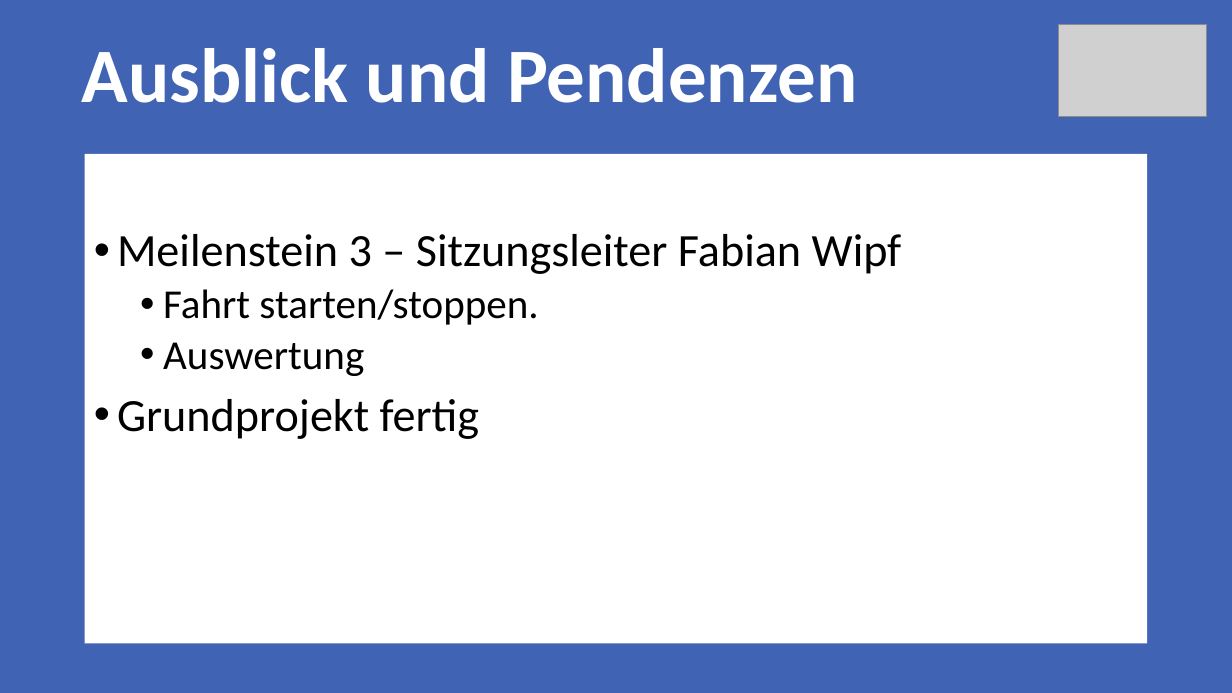
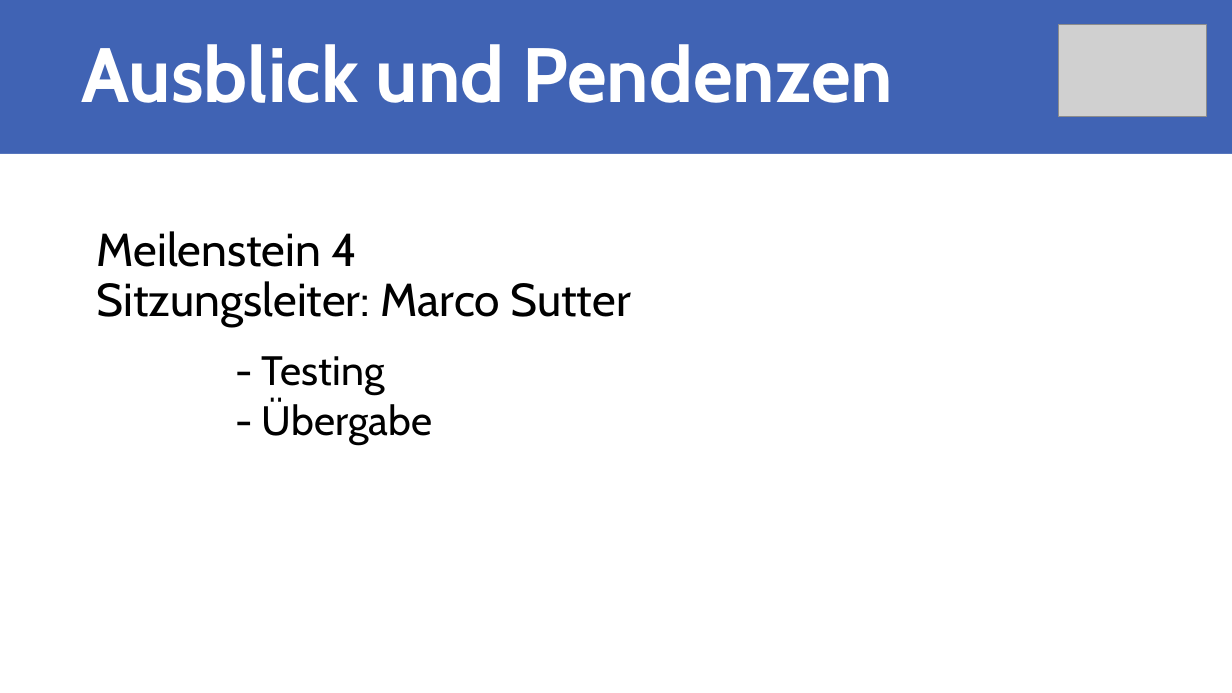
Before and after one commit to Rinc11/FOS, a slide deck: slide 7 of documents/00_Sitzungen/Milestone_3/Meilenstein3.pptx. Drawn at 1232x693 pixels with LibreOffice and Linux fonts; fonts in the diff are those of the drawing; grey boxes stand for pictures. Boxes give left, top, right and bottom in pixels: in the first picture for what was removed or moved away, otherwise in the second. Text is boxed around its words. In the diff, an @@ line names an element or a change of style, - is before the commit and + after.

Commit message:
Präsi Meilenstein 3

```diff
--- a/documents/00_Sitzungen/Milestone_3/Meilenstein3.pptx
+++ b/documents/00_Sitzungen/Milestone_3/Meilenstein3.pptx
@@ title "Ausblick und Pendenzen" at [82,44,893,103]: font Calibri to Cabin @@
@@ rectangle added at [0,154,1232,693], fill #FFFFFF, 36 pt, text #000000 @@
+Meilenstein 4
+Sitzungsleiter: Marco Sutter
+  - Testing
+  - Übergabe
@@ text removed at [85,154,1148,644] @@
-• Meilenstein 3 – Sitzungsleiter Fabian Wipf
-  • Fahrt starten/stoppen.
-  • Auswertung
-• Grundprojekt fertig
```
Also in this commit, not shown: 6 other slides changed, 1 slide added, 1 slide removed, 2 other files.
